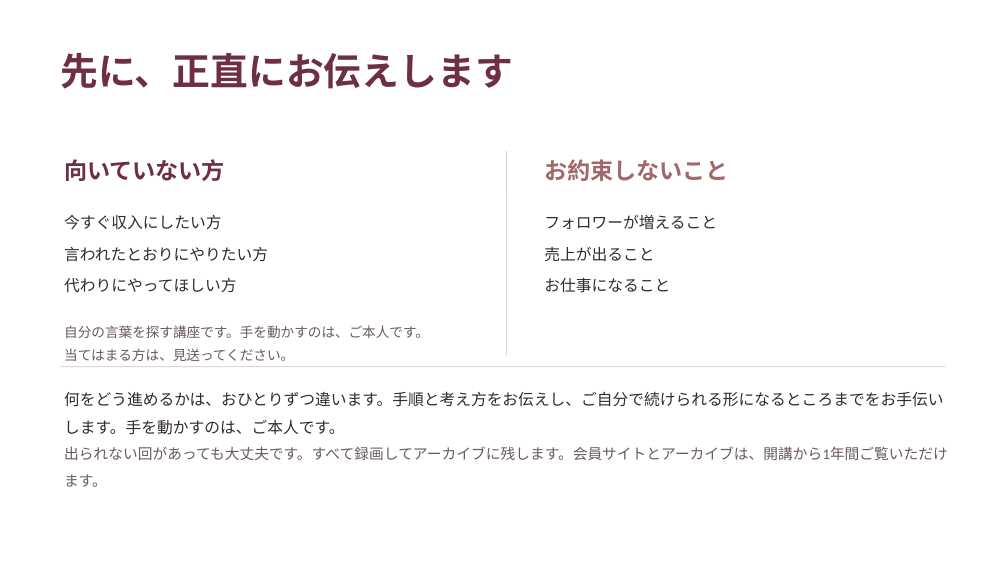
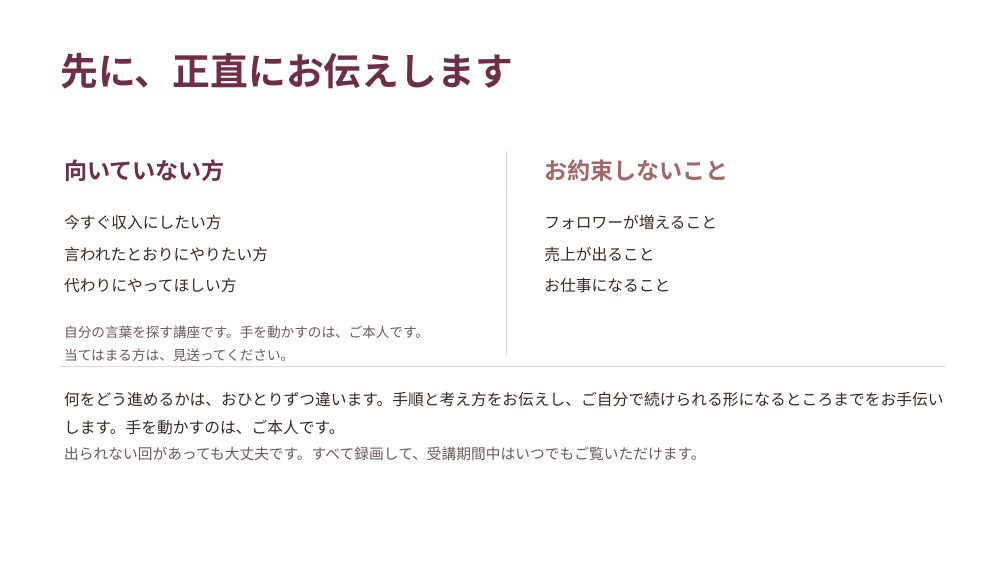
Before and after one commit to fashio17/potential-lamp, a slide deck: slide 25 of 運用/説明会/説明会_3コース_2026年10月期_v2.pptx. Drawn at 1008x567 pixels with LibreOffice and Linux fonts; fonts in the diff are those of the drawing. Boxes give left, top, right and bottom in pixels: in the first picture for what was removed or moved away, otherwise in the second. Text is boxed around its words. In the diff, an @@ line names an element or a change of style, - is before the commit and + after.

```diff
--- a/運用/説明会/説明会_3コース_2026年10月期_v2.pptx
+++ b/運用/説明会/説明会_3コース_2026年10月期_v2.pptx
@@ text at <box>64,446,705,460</box>: text changed @@
-出られない回があっても大丈夫です。すべて録画してアーカイブに残します。会員サイトとアーカイブは、開講から1年間ご覧いただけます。
+出られない回があっても大丈夫です。すべて録画して、受講期間中はいつでもご覧いただけます。
```
Also in this commit, not shown: 7 other slides changed, 14 other files.
